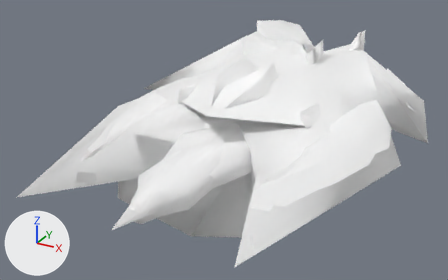
Two versions of the glTF model docs/models/weapons/w14/107_sld.glb, one commit apart.
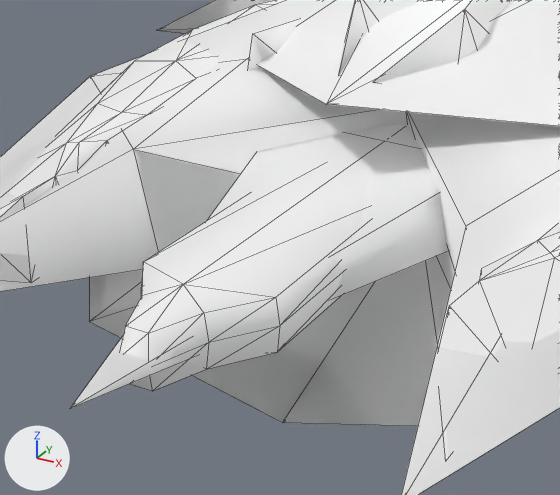
Old and new are each drawn whole from a 50 mm lens placed at (0.91, -2.14, 0.85), pointed at (-0.18, -0.15, -0.14) and again close up on the part from 19% to 66% of the width and 28% to 94% of the height. The axes (+X, +Y, +Z) are drawn at lower left. The lights are the same throughout. The last two pictures show the newer version. The close-ups show mesh edges as thin lines. Vertices at exactly the same position are counted once.

Objects in the first close-up: 'Group[0]', 'Group[100]', 'Group[1]'.
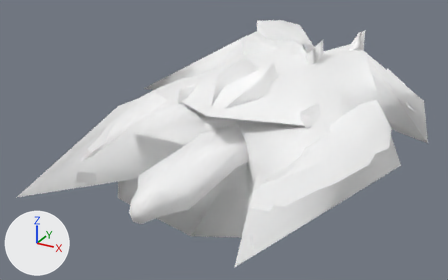
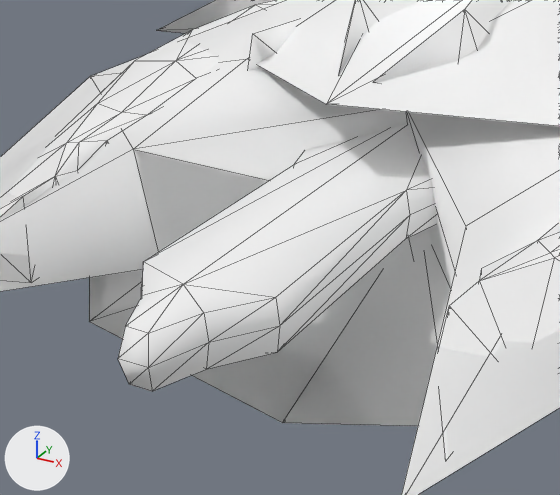
What differs and where, as boxes [x1, y1, x2, y2] in the close-ups (560 x 495 px):
'Group[1]', reshaped: before [71, 123, 447, 408]; after [118, 124, 437, 391]
part 1 of me_group_1, deleted: before [71, 123, 447, 408]

The change in detail:
me_group_1 is used by ob_group_1; location (0.0, 0.0, 0.0).
me_group_1 had 86 vertices, 164 faces and spanned x -0.15..0.15, y -1.08..1.1, z -0.05..0.06.
me_group_1 now has 76 vertices, 148 faces and spans x -0.13..0.14, y -0.98..1.03, z -0.05..0.06.
me_group_1 part 1: the loose piece of 10 vertices spanning x -0.15..0.15, y -1.08..1.1, z -0.05..0.05 is deleted.
me_group_1 no longer uses material mat_xfb__m00_gaxe107_emi (white #ffffff).
